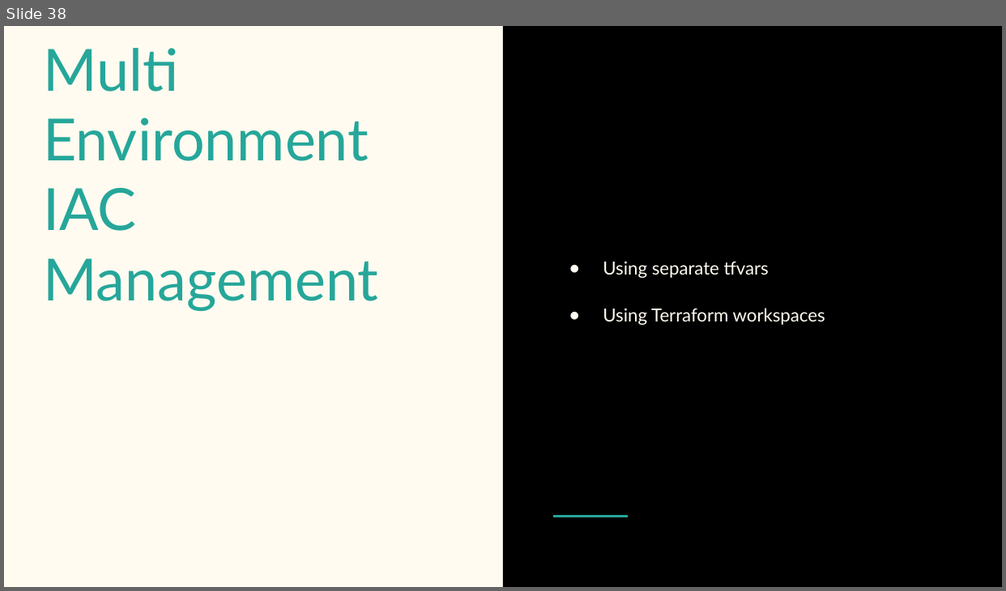
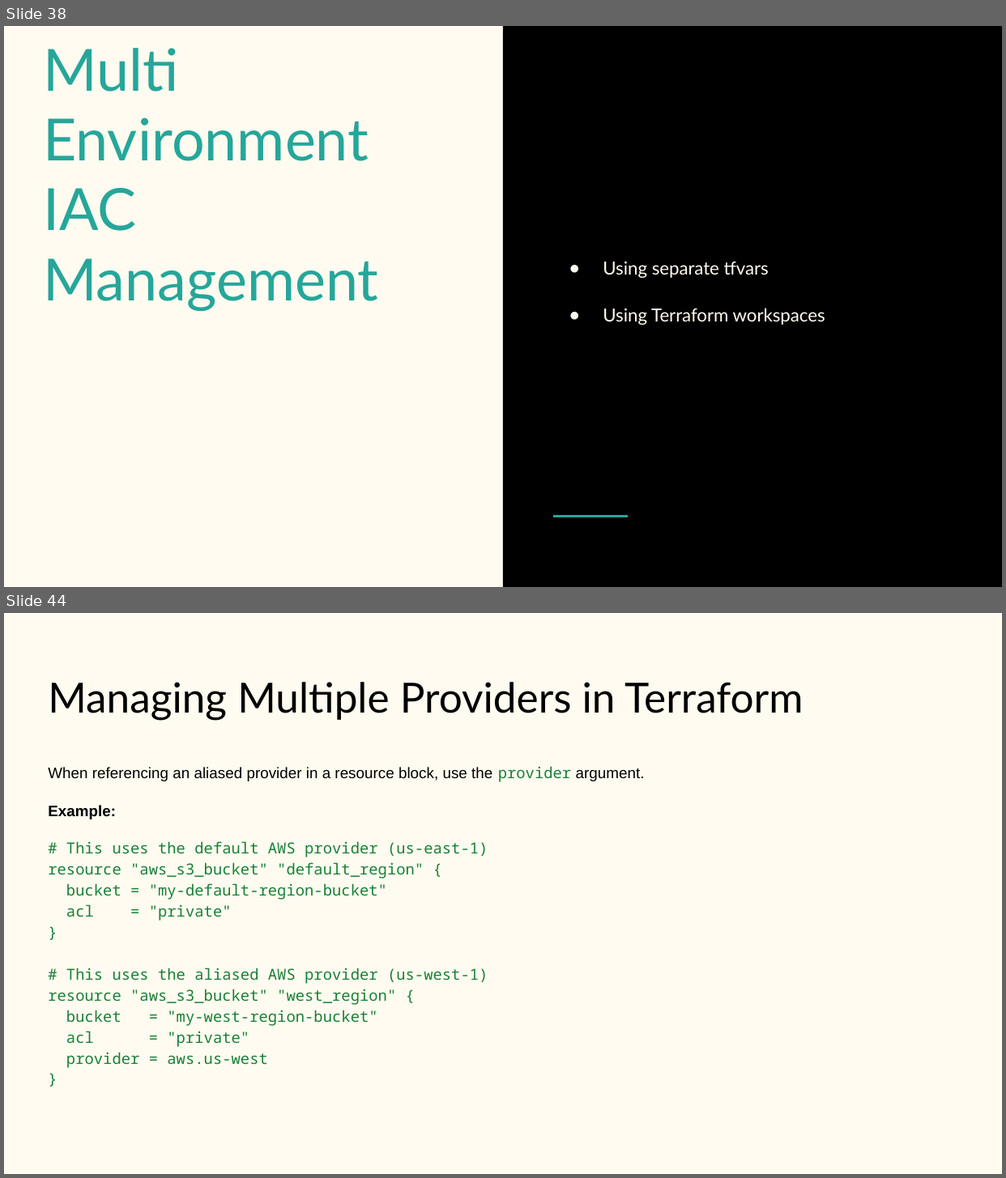
Before and after one commit to jainankur2/ankur-terraform-learning, a slide deck: Terraform.pptx. Shown one above the other, each under a label of ours: slide 38 before the commit, slides 38 and 44 after it; the slides between them are not shown. The pictures are 1006x591 and 1006x1178 pixels, drawn with LibreOffice and Linux fonts; fonts in the diff are those of the drawing. Boxes give left, top, right and bottom in pixels: in the first picture for what was removed or moved away, otherwise in the second. Text is boxed around its words. In the diff, an @@ line names an element or a change of style, - is before the commit and + after.

```diff
--- a/Terraform.pptx
+++ b/Terraform.pptx
@@ slide 44 added at (4,613,1002,1174), background #FFFBF0 @@
@@ title added at (48,682,803,721), 30 pt, text #000000 @@
+Managing Multiple Providers in Terraform
@@ text added at (48,766,645,1068), 11 pt, text #188038 @@
+When referencing an aliased provider in a resource block, use the provider argument.
+Example:
+# This uses the default AWS provider (us-east-1)
+resource "aws_s3_bucket" "default_region" {
+bucket = "my-default-region-bucket"
+acl = "private"
+}
+# This uses the aliased AWS provider (us-west-1)
+resource "aws_s3_bucket" "west_region" {
+bucket = "my-west-region-bucket"
+acl = "private"
+provider = aws.us-west
+}
```
Also in this commit, not shown: 2 slides changed, 16 other slides added, 44 other files.
